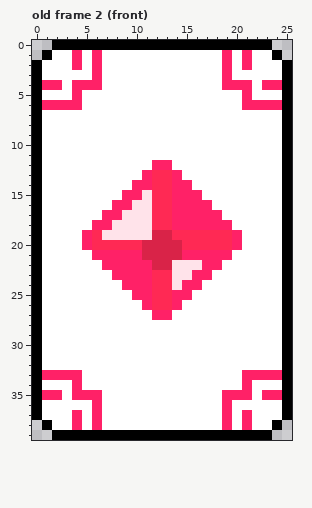
Two states of a pixel-art file, resource_original/art/step_flipflip/step_flipflip_card.aseprite. Above, as it was before the edit.
26x40 pixels, 3 frames. Shown: old frame 2 (front). The commit also changed other frames, which this record leaves out.
The same view after the edit:
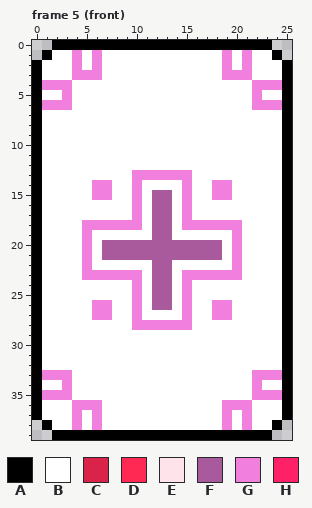
Palette (. is transparent): A #000000  B #ffffff  C #d92348  D #ff2954  E #ffe3ea  F #a95a9c  G #f07fdd  H #ff2167
A new or re-ordered frame is compared with the old frame closest to it.
The exact change:
frames 3 -> 5
Frame 5 (front) is new; against old frame 2 (front), layer "body":
y 1..2: x 4 H -> G; x 6 H -> G; x 19 H -> G; x 21 H -> G
y 3: x 4..6 BBH -> GGG; x 19..21 HBB -> GGG
y 4: x 1..6 HHBHHH -> GGGBBB; x 19..24 HHHBHH -> BBBGGG
y 5: x 3..4 BH -> GB; x 21..22 HB -> BG
y 6: x 1..4 HHHH -> GGGB; x 21..24 HHHH -> BGGG
y 12: x 12..13 HH -> BB
y 13: x 10..15 BHDDHB -> GGGGGG
y 14: x 6..7 BB -> GG; x 10..15 HHDDHH -> GBBBBG; x 18..19 BB -> GG
y 15: x 6..7 BB -> GG; x 9..16 HHEDDHHH -> BGBFFBGB; x 18..19 BB -> GG
y 16: x 8..17 HHEEDDHHHH -> BBGBFFBGBB
y 17: x 7..18 HHEEEDDHHHHH -> BBBGBFFBGBBB
y 18: x 5..20 BHHEEEEDDHHHHHHB -> GGGGGGBFFBGGGGGG
y 19: x 5..20 HDEEEEECCDDDDDDH -> GBBBBBBFFBBBBBBG
y 20: x 5..20 HDDDDDCCCCDDDDDH -> GBFFFFFFFFFFFFBG
y 21: x 5..20 BHHHHHCCCCHHHHHB -> GBFFFFFFFFFFFFBG
y 22: x 5 B -> G; x 7..18 HHHHHCCEEEHH -> BBBBBFFBBBBB; x 20 B -> G
y 23: x 5..20 BBBHHHHDDEEHHBBB -> GGGGGGBFFBGGGGGG
y 24: x 9..16 HHHDDEHH -> BGBFFBGB
y 25: x 10..15 HHDDHH -> GBFFBG
y 26: x 6..7 BB -> GG; x 10..15 BHDDHB -> GBFFBG; x 18..19 BB -> GG
y 27: x 6..7 BB -> GG; x 10 B -> G; x 12..13 HH -> BB; x 15 B -> G; x 18..19 BB -> GG
y 28: x 10..15 BBBBBB -> GGGGGG
y 33: x 1..4 HHHH -> GGGB; x 21..24 HHHH -> BGGG
y 34: x 3..4 BH -> GB; x 21..22 HB -> BG
y 35: x 1..6 HHBHHH -> GGGBBB; x 19..24 HHHBHH -> BBBGGG
y 36: x 4..6 BBH -> GGG; x 19..21 HBB -> GGG
y 37..38: x 4 H -> G; x 6 H -> G; x 19 H -> G; x 21 H -> G
